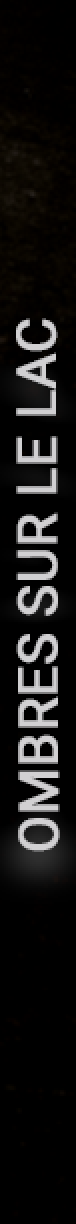
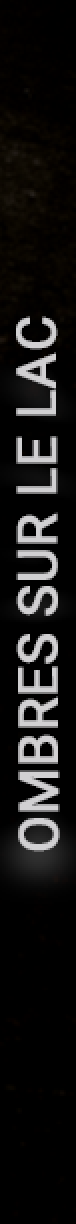
Before/after of a (76, 1224) layered artwork. What changed in the layer stack:
painted on "OMBRES SUR LE LAC" over [16, 316, 60, 852]
